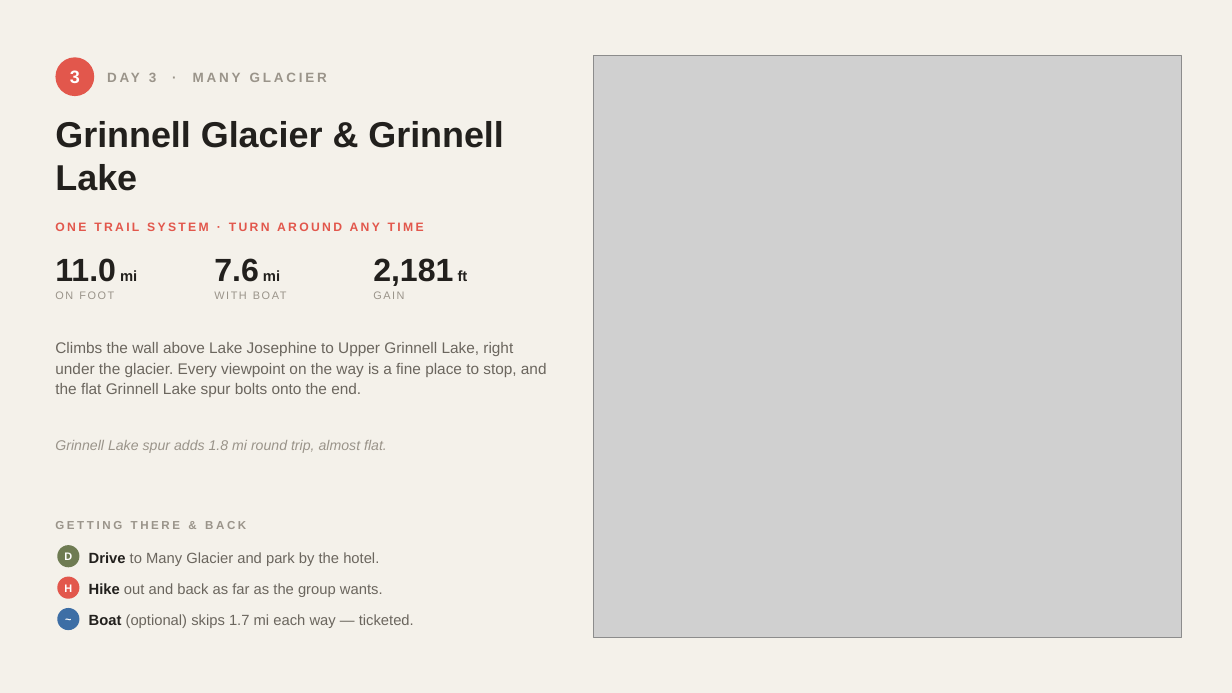
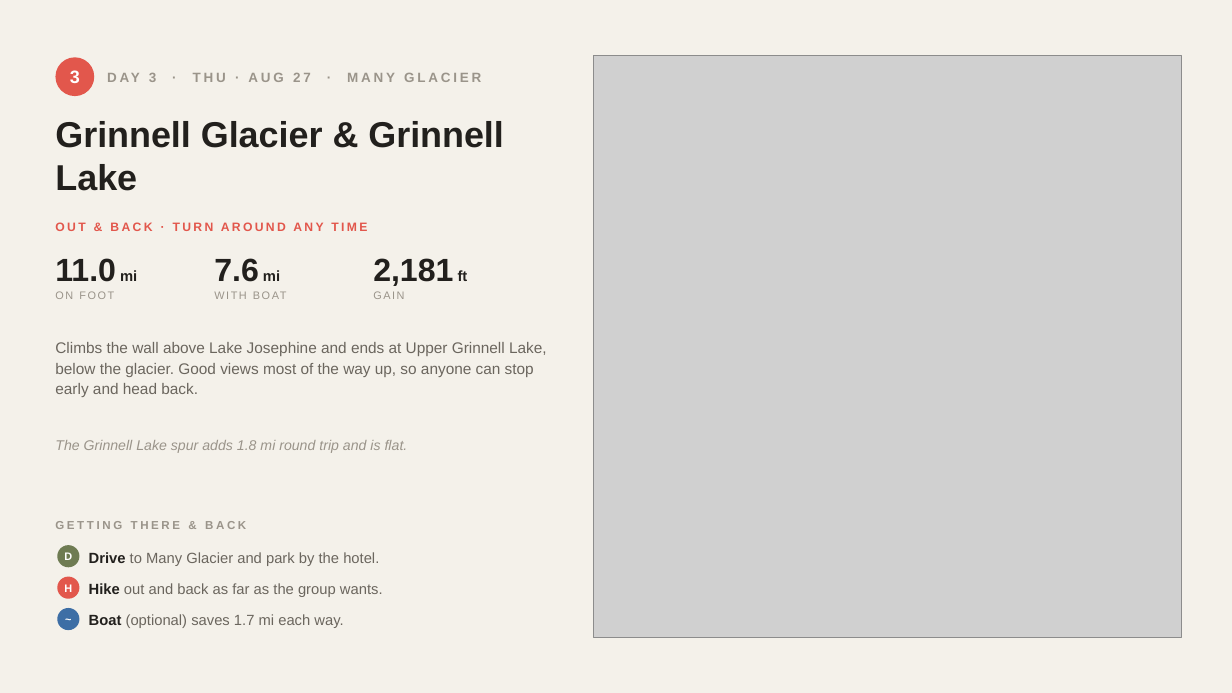
Before and after one commit to ananatalie828-prog/paper-trail, a slide deck: slide 5 of hikes/slides/glacier-hikes.pptx. Drawn at 1232x693 pixels with LibreOffice and Linux fonts; fonts in the diff are those of the drawing; grey boxes stand for pictures. Boxes give left, top, right and bottom in pixels: in the first picture for what was removed or moved away, otherwise in the second. Text is boxed around its words. In the diff, an @@ line names an element or a change of style, - is before the commit and + after.

```diff
--- a/hikes/slides/glacier-hikes.pptx
+++ b/hikes/slides/glacier-hikes.pptx
@@ text at (x1=149, y1=73, x2=481, y2=82): text changed @@
-DAY 3 · MANY GLACIER
+DAY 3 · THU · AUG 27 · MANY GLACIER
@@ text at (x1=55, y1=222, x2=367, y2=231): text changed @@
-ONE TRAIL SYSTEM · TURN AROUND ANY TIME
+OUT & BACK · TURN AROUND ANY TIME
@@ text at (x1=55, y1=342, x2=547, y2=397): text changed @@
-Climbs the wall above Lake Josephine to Upper Grinnell Lake, right under the glacier. Every viewpoint on the way is a fine place to stop, and the flat Grinnell Lake spur bolts onto the end.
+Climbs the wall above Lake Josephine and ends at Upper Grinnell Lake, below the glacier. Good views most of the way up, so anyone can stop early and head back.
@@ text at (x1=55, y1=440, x2=408, y2=453): text changed @@
-Grinnell Lake spur adds 1.8 mi round trip, almost flat.
+The Grinnell Lake spur adds 1.8 mi round trip and is flat.
@@ text at (x1=89, y1=614, x2=343, y2=628): text changed @@
-Boat (optional) skips 1.7 mi each way — ticketed.
+Boat (optional) saves 1.7 mi each way.
```
Also in this commit, not shown: 5 other slides changed, 19 other files.
